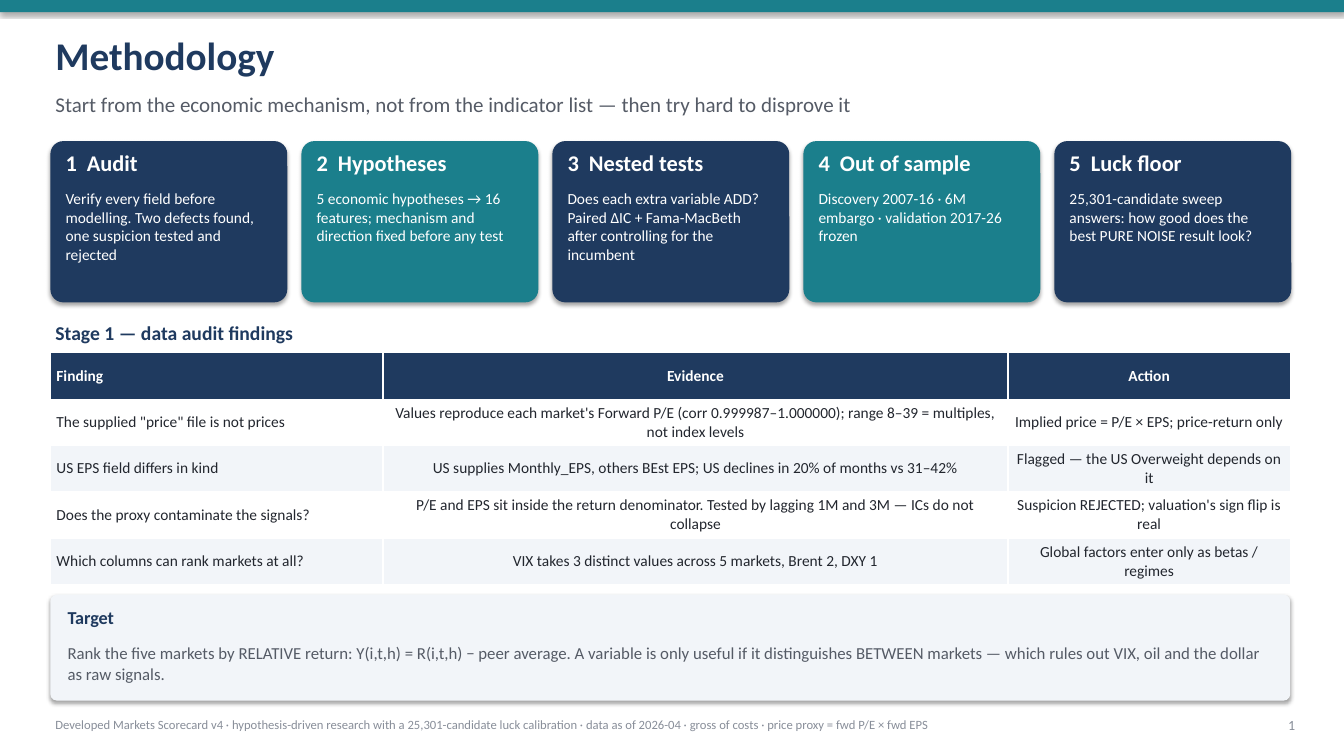
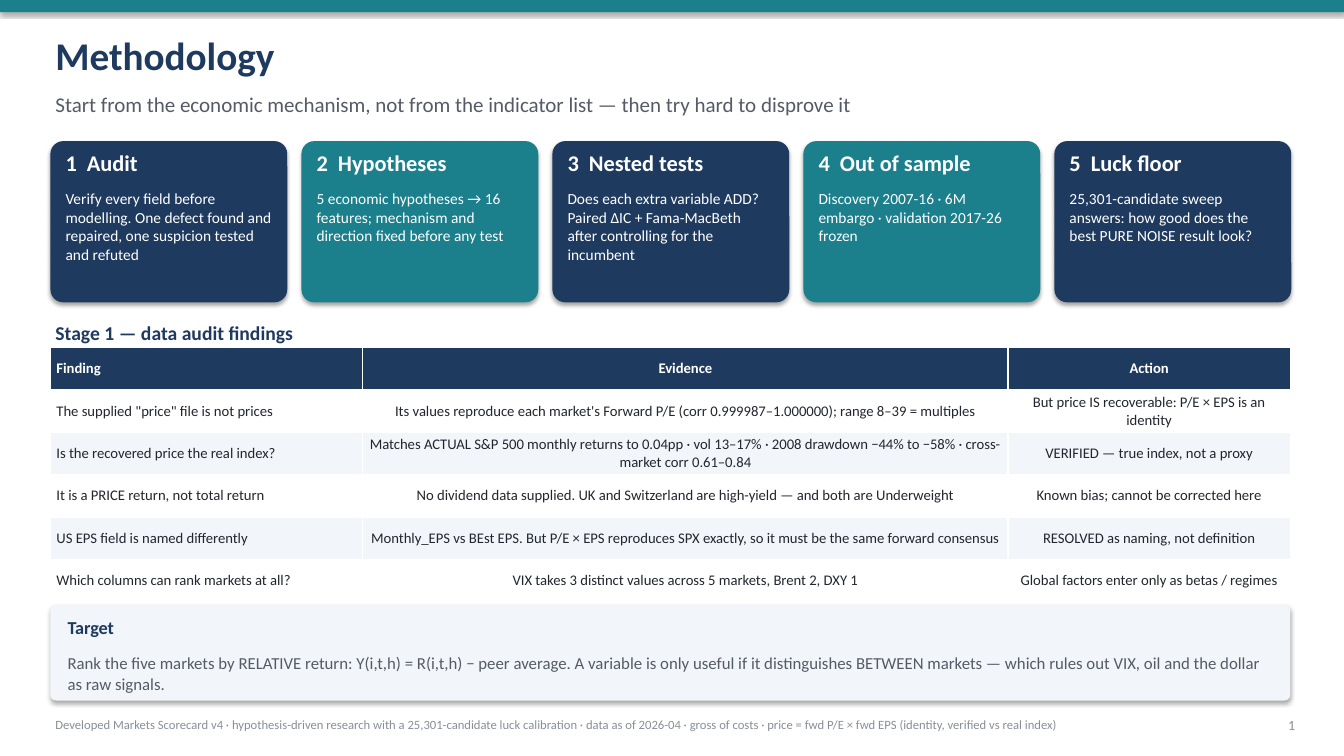
Before and after one commit to SadamAnjaneyulu/Markets-Scorecard, a slide deck: slide 1 of slides/Markets_Scorecard_v4.pptx. Drawn at 1344x756 pixels with LibreOffice and Linux fonts; fonts in the diff are those of the drawing. Boxes give left, top, right and bottom in pixels: in the first picture for what was removed or moved away, otherwise in the second. Text is boxed around its words. In the diff, an @@ line names an element or a change of style, - is before the commit and + after.

```diff
--- a/slides/Markets_Scorecard_v4.pptx
+++ b/slides/Markets_Scorecard_v4.pptx
@@ text at bbox=[66, 193, 272, 260]: text changed @@
-Verify every field before modelling. Two defects found, one suspicion tested and rejected
+Verify every field before modelling. One defect found and repaired, one suspicion tested and refuted
@@ table at bbox=[50, 348, 1291, 602] @@
-row 2: The supplied "price" file is not prices | Values reproduce each market's Forward P/E (corr 0.999987–1.000000); range 8–39 = multiples, not index levels | Implied price = P/E × EPS; price-return only
-row 3: US EPS field differs in kind | US supplies Monthly_EPS, others BEst EPS; US declines in 20% of months vs 31–42% | Flagged — the US Overweight depends on it
-row 4: Does the proxy contaminate the signals? | P/E and EPS sit inside the return denominator. Tested by lagging 1M and 3M — ICs do not collapse | Suspicion REJECTED; valuation's sign flip is real
+row 2: The supplied "price" file is not prices | Its values reproduce each market's Forward P/E (corr 0.999987–1.000000); range 8–39 = multiples | But price IS recoverable: P/E × EPS is an identity
+row 3: Is the recovered price the real index? | Matches ACTUAL S&P 500 monthly returns to 0.04pp · vol 13–17% · 2008 drawdown −44% to −58% · cross-market corr 0.61–0.84 | VERIFIED — true index, not a proxy
+row 4: It is a PRICE return, not total return | No dividend data supplied. UK and Switzerland are high-yield — and both are Underweight | Known bias; cannot be corrected here
+row 5: US EPS field is named differently | Monthly_EPS vs BEst EPS. But P/E × EPS reproduces SPX exactly, so it must be the same forward consensus | RESOLVED as naming, not definition
@@ table: place and size @@
-table at bbox=[50, 353, 1291, 585]
+table at bbox=[50, 348, 1291, 602]
@@ rounded rectangle: place and size @@
-rounded rectangle at bbox=[50, 595, 1291, 701]
+rounded rectangle at bbox=[50, 605, 1291, 701]
@@ text "Target": place and size @@
-text "Target" at bbox=[68, 612, 115, 627]
+text "Target" at bbox=[68, 622, 115, 637]
@@ text "Rank the five markets by ...": place and size @@
-text "Rank the five markets by ..." at bbox=[68, 647, 1259, 683]
+text "Rank the five markets by ..." at bbox=[68, 657, 1259, 693]
@@ text at bbox=[55, 720, 1057, 731]: text changed @@
-Developed Markets Scorecard v4 · hypothesis-driven research with a 25,301-candidate luck calibration · data as of 2026-04 · gross of costs · price proxy = fwd P/E × fwd EPS
+Developed Markets Scorecard v4 · hypothesis-driven research with a 25,301-candidate luck calibration · data as of 2026-04 · gross of costs · price = fwd P/E × fwd EPS (identity, verified vs real index)
```
Also in this commit, not shown: 4 other slides changed, 3 other files.
